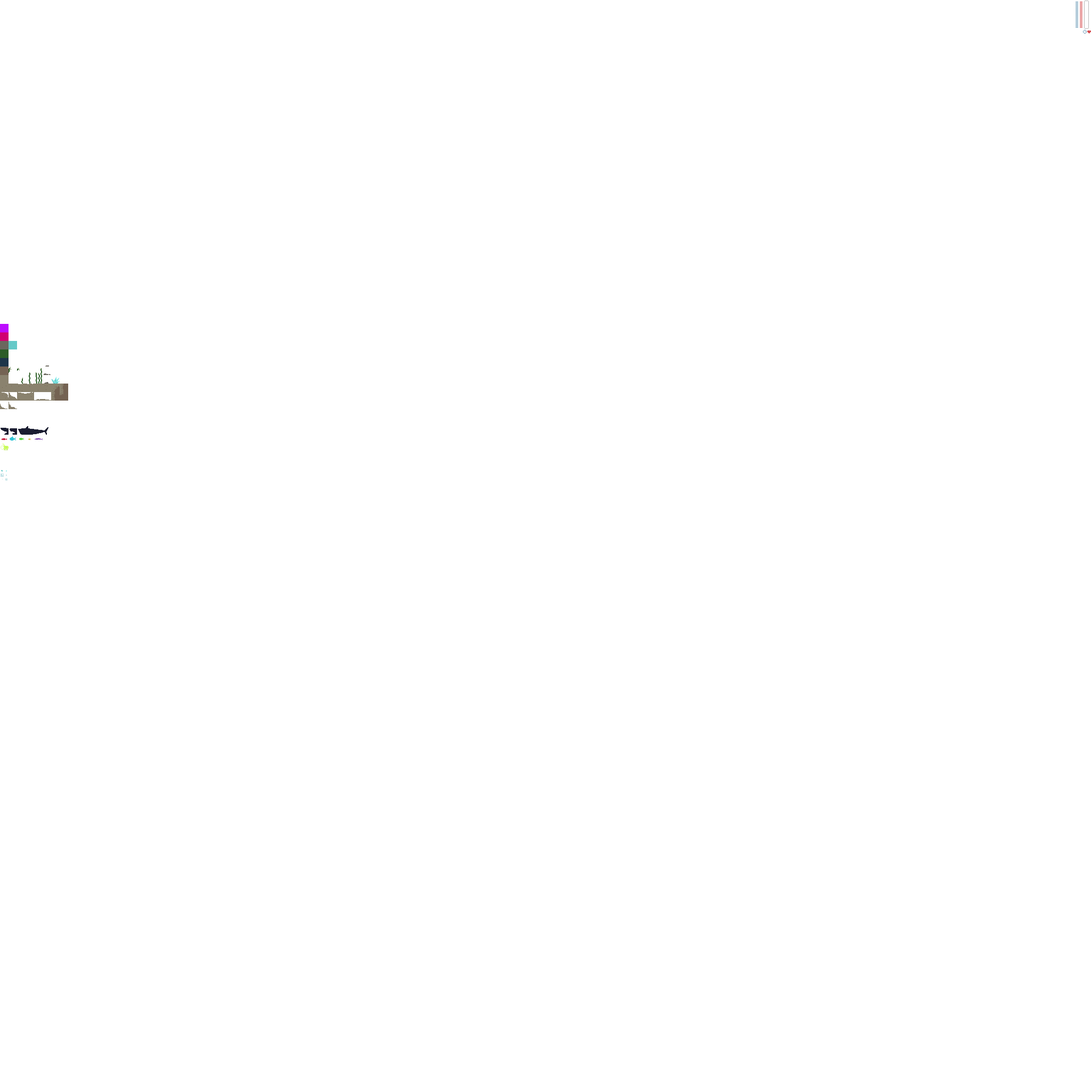
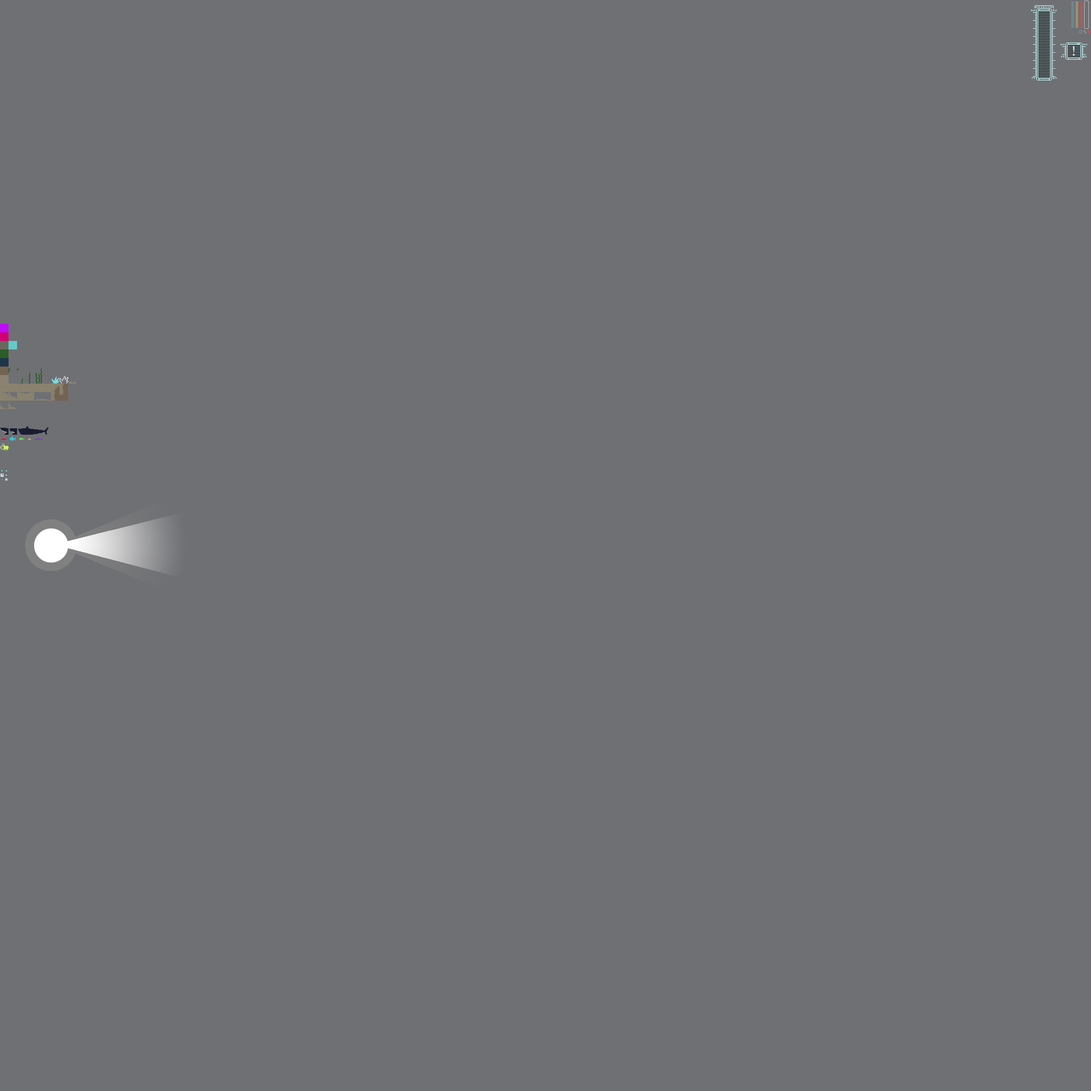
Layers edited between the first and the second 1091x1091 image:
added group "UI" (1st of 4, in "Tiles") with 4 layers in group "Tiles" over bbox(51, 0, 1091, 384)
moved "UI" (2nd of 4, in "Tiles" › "UI") into group "UI", painted on it over bbox(51, 0, 1091, 384)
added group "Notification Box" with 2 layers in group "UI" over bbox(1061, 42, 1088, 60)
added layer "Exclamation copy" (1st of 2, in "Tiles" › "UI" › "Notification Box") in group "Notification Box" over bbox(1072, 45, 1076, 56)
added layer "Layer 2" (1st of 2, in "Tiles" › "UI" › "Notification Box") in group "Notification Box" over bbox(1061, 42, 1088, 60)
painted on "general tiles" over bbox(68, 381, 77, 384)
added group "light beam" with 5 layers above "mockups" over bbox(18, 497, 187, 595)
added layer "Bright Beam" in group "light beam" over bbox(65, 513, 187, 579)
added layer "Bright Core" in group "light beam" over bbox(34, 528, 69, 563)
added layer "Dim Beam" in group "light beam" over bbox(65, 498, 179, 592)
added layer "Dim Core" in group "light beam" over bbox(25, 519, 77, 572)
showed "Layer 1" over bbox(0, 0, 1091, 1091)
